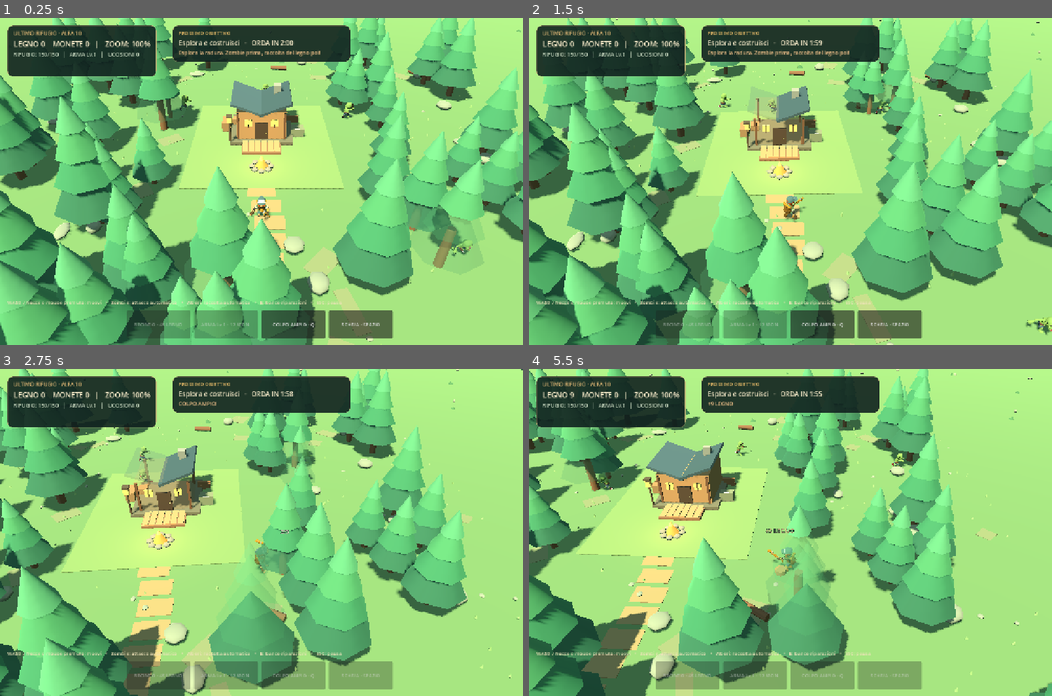
Above: before the commit, frames 1-4 (two rows, left to right).
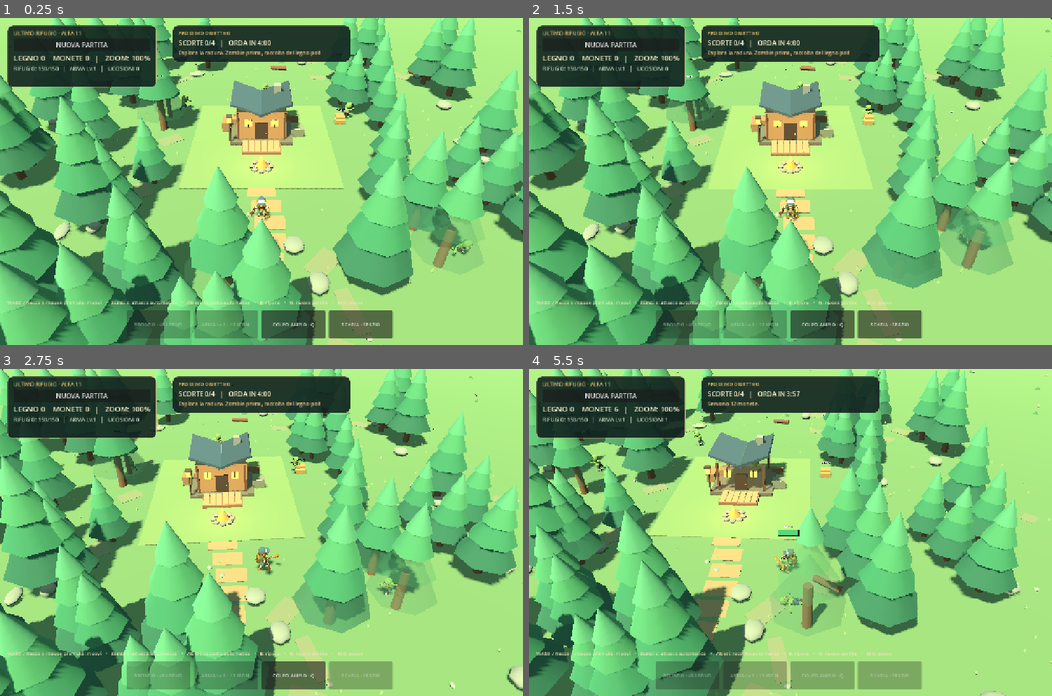
Above: after the commit, the same moments.

Repository: p2vvvjz8rh-commits/ultimo-rifugio
Game: Godot game, scene res://scenes/World.tscn
Two runs of this game, one before a commit and one after it. Both use one fixed random seed, a clock stepped at 60 frames per second and the inputs below.
Inputs (mouse positions are in pixels of both pictures, inside the frame that each line leads up to):
- Up to frame 1 (0.25 s): no input
- Up to frame 2 (1.5 s): click (612, 44) at 0.5 s, where only the run after the commit has a clickable "NUOVA PARTITA"; click (832, 191) at 1.25 s, where only the run after the commit has a clickable "Nuova partita"
- Up to frame 3 (2.75 s): tap Enter at 2 s; move the mouse to (376, 516) at 2.02 s; hold D from 2.03 s (still down); tap N at 2.1 s; click (376, 516) at 2.17 s; tap Space at 2.27, 2.57 s; tap Q at 2.3 s
- Up to frame 4 (5.5 s): move the mouse to (685, 548) at 2.77 s; release D at 2.78 s; hold S 2.78-3.53 s; tap Q at 2.85 s; click (685, 548) at 2.92 s; tap Space at 3.02, 3.32, 4.52, 4.82, 5.27, 5.3 s; tap B at 3.05, 3.6 s; move the mouse to (842, 460) at 3.52 s; hold D 3.53-4.28 s; click (842, 460) at 3.67 s; tap E at 3.8, 4.35 s; move the mouse to (764, 597) at 4.27 s; hold W 4.28-5.03 s; click (764, 597) at 4.42 s; tap U at 4.55, 5.1 s; move the mouse to (947, 581) at 5.02 s; hold A from 5.03 s (still down); click (947, 581) at 5.17 s

The runs differ from the first frame. In frame 1, 2.4% of the frame differs, in the area x 1-70%, y 4-88%; in frame 2, 50%; in frame 3, 64%, in the area x 0-100%, y 0-100%; in frame 4, 62%.

Commit message:
Alfa 11: nuova partita, assedi equilibrati, ingresso e scorte esplorabili

Diff:
--- a/scripts/world.gd
+++ b/scripts/world.gd
@@ -1,15 +1,15 @@
 extends Node3D
-## ALFA 10 - visibilita intelligente, dettagli e banco di riparazione.
+## ALFA 11 - riparazioni affidabili, assedi bilanciati, esplorazione e nuova partita.
 ## Asset e animazioni Quaternius glTF, senza conversione in sprite.
 
 const FENCE_COST := 45
 const REPAIR_COST := 18
-const FIRST_RAID_TIME := 120.0
+const FIRST_RAID_TIME := 240.0
 const WORLD_HALF := 22.0
-const WALL_HP_MAX := 90.0
-const GATE_HP_MAX := 110.0
+const WALL_HP_MAX := 240.0
+const GATE_HP_MAX := 280.0
 const BENCH_REPAIR_COST := 8
-const BENCH_REPAIR_AMOUNT := 42.0
+const BENCH_REPAIR_AMOUNT := 100.0
 
 var rng := RandomNumberGenerator.new()
 var materials := {}
@@ -64,6 +64,15 @@
 var repair_bench: Node3D
 var repair_bench_label: Label3D
 var bench_hint_time: float = 0.0
+var new_game_dialog: ConfirmationDialog
+var skip_save_on_exit: bool = false
+var supply_caches: Array[Dictionary] = []
+var collected_supplies: int = 0
+var supply_goal: int = 4
+var supply_reward_available: bool = false
+var next_cache_spawn: float = 0.0
+var old_wall_scale: float = 1.0
+var old_gate_scale: float = 1.0
 
 func _ready() -> void:
     rng.seed = 20261114
@@ -77,6 +86,9 @@
     _create_hud()
     _load_progress()
     _spawn_initial_enemies()
+    _spawn_supply_cache()
+    _spawn_supply_cache()
+    _spawn_supply_cache()
     show_message("Esplora la radura. Zombie prima, raccolta del legno poi!", 5.0)
 
 func _process(delta: float) -> void:
@@ -93,6 +105,7 @@
     if elapsed >= next_raid:
         _start_raid()
     _regrow_trees()
+    _update_supply_caches(delta)
     _update_gate(delta)
     _update_camera(delta)
     _update_hud()
@@ -105,27 +118,27 @@
         save_time = 0.0
         _save_progress()
 
-func _unhandled_input(event: InputEvent) -> void:
+func _input(event: InputEvent) -> void:
     if event is InputEventKey and event.pressed and not event.echo:
         match event.keycode:
             KEY_ESCAPE:
                 paused = not paused
-                show_message("IN PAUSA - premi ESC per riprendere" if paused else "Esplorazione ripresa", 2.5)
+                show_message("PAUSA" if paused else "Esplorazione ripresa",2.0)
             KEY_Q:
-                if not paused:
-                    hero.special_attack()
+                if not paused: hero.special_attack()
             KEY_SPACE:
-                if not paused:
-                    hero.dash()
+                if not paused: hero.dash()
             KEY_B:
-                if not paused:
-                    _build_or_repair()
+                if not paused: _build_or_repair()
             KEY_E:
-                if not paused:
-                    _use_repair_bench()
+                if not paused: _use_repair_bench()
             KEY_U:
-                if not paused:
-                    _upgrade_weapon()
+                if not paused: _upgrade_weapon()
+            KEY_N:
+                if not new_game_dialog.visible: _ask_new_game()
+
+func _unhandled_input(event: InputEvent) -> void:
+    # I controlli da tastiera sono intercettati in _input anche dopo aver cliccato un pulsante UI.
     if event is InputEventMouseButton and event.pressed and not paused:
         if event.button_index == MOUSE_BUTTON_WHEEL_UP:
             camera_distance = maxf(0.62, camera_distance - 0.10)
@@ -500,16 +513,18 @@
 
 func _start_raid() -> void:
     raid_number += 1
-    var count := mini(11, 3 + raid_number * 2)
+    var count: int = mini(9, 2 + raid_number * 2)
     for i in range(count):
         var a := float(i) * TAU / float(count) + rng.randf_range(-.15,.15)
         var radius := rng.randf_range(13.0, 17.0)
         var variant := "runner" if i % 4 == 0 and raid_number >= 2 else "normal"
         _spawn_enemy(Vector3(cos(a) * radius, .13, sin(a) * radius), variant, true)
-    if raid_number >= 2:
+    if raid_number >= 4:
         _spawn_enemy(Vector3(15.5, .13, 2.0), "brute", true)
-    next_raid = elapsed + maxf(162.0, 181.0 - float(raid_number) * 4.0)
-    show_message("⚠ ORDA %d — RIENTRA AL RIFUGIO!" % raid_number, 5.0)
+    next_raid = elapsed + maxf(250.0, 340.0 - float(raid_number) * 9.0)
+    wood += 8
+    coins += 5
+    show_message("ORDA %d - +8 LEGNO E +5 MONETE PER PREPARARTI!" % raid_number, 5.0)
 
 func _build_or_repair() -> void:
     if not stockade_built:
@@ -552,7 +567,7 @@
         repair_bench.queue_free()
     repair_bench = Node3D.new()
     repair_bench.name = "Banco_di_riparazione"
-    repair_bench.position = Vector3(-3.65,0.0,1.65)
+    repair_bench.position = Vector3(-2.75,0.0,2.25)
     add_child(repair_bench)
     _box(repair_bench,"Banco_piano",Vector3(0.0,1.02,0.0),Vector3(1.8,.16,.92),"#946840")
     for x in [-.73,.73]:
@@ -577,8 +592,8 @@
     if not stockade_built or repair_bench == null or not is_instance_valid(repair_bench):
         show_message("Costruisci prima la palizzata.",1.8)
         return
-    if hero.global_position.distance_to(repair_bench.global_position) > 2.6:
-        show_message("Avvicinati al banco per riparare con E.",2.0)
+    if hero.global_position.distance_to(repair_bench.global_position) > 4.4:
+        show_message("Avvicinati al banco, dentro il cortile, poi premi E.",2.0)
         return
     var most_damaged: Dictionary = {}
     var missing: float = 0.0
@@ -598,6 +613,7 @@
     if gate_loss > missing:
         gate_hp = minf(GATE_HP_MAX,gate_hp + BENCH_REPAIR_AMOUNT)
         gate_broken = gate_hp <= 0.0
+        _sync_gate_collision(current_gate_open > .03)
         if is_instance_valid(gate_indicator):
             gate_indicator.visible = gate_hp < GATE_HP_MAX * 0.5
             gate_indicator.text = "CANCELLO %d/%d" % [ceili(gate_hp),int(GATE_HP_MAX)]
@@ -634,7 +650,7 @@
     for i in range(22):
         var x := left_x + float(i) * (right_x-left_x) / 21.0
         _post(fence_root, Vector3(x,0,back_z))
-        if absf(x) > 1.12:
+        if absf(x) > 1.55:
             _post(fence_root, Vector3(x,0,front_z))
     for i in range(23):
         var z := back_z + float(i)*(front_z-back_z)/22.0
@@ -643,22 +659,22 @@
     _box(fence_root,"Architrave_1",Vector3(-5.3,1.05,-1.9),Vector3(.22,.26,12),"#674a32")
     _box(fence_root,"Architrave_2",Vector3(5.3,1.05,-1.9),Vector3(.22,.26,12),"#674a32")
     _box(fence_root,"Architrave_3",Vector3(0,1.05,-7.9),Vector3(10.8,.26,.22),"#674a32")
-    _box(fence_root,"Architrave_4",Vector3(-3.17,1.05,4.0),Vector3(4.25,.26,.22),"#674a32")
-    _box(fence_root,"Architrave_5",Vector3(3.17,1.05,4.0),Vector3(4.25,.26,.22),"#674a32")
-    _box(fence_root,"Montante_cancello_SX",Vector3(-1.17,1.26,4),Vector3(.32,2.6,.38),"#6c482d")
-    _box(fence_root,"Montante_cancello_DX",Vector3(1.17,1.26,4),Vector3(.32,2.6,.38),"#6c482d")
+    _box(fence_root,"Architrave_4",Vector3(-3.35,1.05,4.0),Vector3(3.85,.26,.22),"#674a32")
+    _box(fence_root,"Architrave_5",Vector3(3.35,1.05,4.0),Vector3(3.85,.26,.22),"#674a32")
+    _box(fence_root,"Montante_cancello_SX",Vector3(-1.52,1.26,4),Vector3(.32,2.6,.38),"#6c482d")
+    _box(fence_root,"Montante_cancello_DX",Vector3(1.52,1.26,4),Vector3(.32,2.6,.38),"#6c482d")
     gate_left = Node3D.new()
     gate_left.name = "Anta_SX"
-    gate_left.position = Vector3(-1.08, 0.0, 4.0)
+    gate_left.position = Vector3(-1.44, 0.0, 4.0)
     fence_root.add_child(gate_left)
-    _box(gate_left,"Legno_anta",Vector3(.53,1.03,0),Vector3(1.07,2.08,.22),"#997048")
-    _box(gate_left,"Rinforzo",Vector3(.53,.75,.15),Vector3(1.07,.16,.12),"#533b29")
+    _box(gate_left,"Legno_anta",Vector3(.72,1.03,0),Vector3(1.44,2.08,.22),"#997048")
+    _box(gate_left,"Rinforzo",Vector3(.72,.75,.15),Vector3(1.44,.16,.12),"#533b29")
     gate_right = Node3D.new()
     gate_right.name = "Anta_DX"
-    gate_right.position = Vector3(1.08, 0.0, 4.0)
+    gate_right.position = Vector3(1.44, 0.0, 4.0)
     fence_root.add_child(gate_right)
-    _box(gate_right,"Legno_anta",Vector3(-.53,1.03,0),Vector3(1.07,2.08,.22),"#997048")
-    _box(gate_right,"Rinforzo",Vector3(-.53,.75,.15),Vector3(1.07,.16,.12),"#533b29")
+    _box(gate_right,"Legno_anta",Vector3(-.72,1.03,0),Vector3(1.44,2.08,.22),"#997048")
+    _box(gate_right,"Rinforzo",Vector3(-.72,.75,.15),Vector3(1.44,.16,.12),"#533b29")
     for x in [-5.3, 5.3]:
         for z in [back_z, front_z]:
             _cone(fence_root,"Palo_angolare",Vector3(x,1.75,z),.37,3.5,"#7f5838",.17)
@@ -670,11 +686,11 @@
         var z_center: float = -4.925 + float(i) * 5.95
         _wall_collision("Parete_ovest_%d" % (i+1),Vector3(left_x,1.12,z_center),Vector3(.50,2.24,5.95))
         _wall_collision("Parete_est_%d" % (i+1),Vector3(right_x,1.12,z_center),Vector3(.50,2.24,5.95))
-    _wall_collision("Parete_frontale_sinistra", Vector3(-3.19,1.12,front_z), Vector3(4.32,2.24,.50))
-    _wall_collision("Parete_frontale_destra", Vector3(3.19,1.12,front_z), Vector3(4.32,2.24,.50))
+    _wall_collision("Parete_frontale_sinistra", Vector3(-3.4,1.12,front_z), Vector3(3.8,2.24,.50))
+    _wall_collision("Parete_frontale_destra", Vector3(3.4,1.12,front_z), Vector3(3.8,2.24,.50))
     # Anche le ante hanno collider, legati allo stesso nodo che ruota.
-    gate_left_collision = _gate_collision(gate_left, "Collider_anta_sinistra", Vector3(.53,1.03,0.0))
-    gate_right_collision = _gate_collision(gate_right, "Collider_anta_destra", Vector3(-.53,1.03,0.0))
+    gate_left_collision = _gate_collision(gate_left, "Collider_anta_sinistra", Vector3(.72,1.03,0.0))
+    gate_right_collision = _gate_collision(gate_right, "Collider_anta_destra", Vector3(-.72,1.03,0.0))
     gate_indicator = _create_defense_indicator(fence_root,Vector3(0.0,3.0,4.0))
     _sync_gate_collision(false)
     _create_repair_bench()
@@ -757,7 +773,7 @@
         return Vector3(0.0,0.0,-3.6)
     if absf(from_position.x) < 4.75 and from_position.z > -7.45 and from_position.z < 3.45:
         return Vector3(0.0,0.0,-3.6)
-    if from_position.z > 4.0 and absf(from_position.x) < 1.1 and not gate_broken:
+    if from_position.z > 4.0 and absf(from_position.x) < 1.35 and not gate_broken:
         return Vector3(0.0,0.0,5.05)
     var index := _nearest_wall_section(from_position)
     if index == -1:
@@ -779,8 +795,8 @@
     if absf(from_position.x) < 4.75 and from_position.z > -7.45 and from_position.z < 3.45:
         damage_base(damage)
         return
-    if from_position.z > 4.0 and absf(from_position.x) < 1.1 and not gate_broken:
-        gate_hp = maxf(0.0,gate_hp-damage)
+    if from_position.z > 4.0 and absf(from_position.x) < 1.35 and not gate_broken:
+        gate_hp = maxf(0.0,gate_hp-damage * .60)
         if is_instance_valid(gate_indicator):
             gate_indicator.visible = gate_hp < GATE_HP_MAX*0.5
             gate_indicator.text = "CANCELLO %d/%d" % [ceili(gate_hp),int(GATE_HP_MAX)]
@@ -794,7 +810,9 @@
         damage_base(damage)
         return
     var section: Dictionary = wall_segments[index]
-    section["hp"] = maxf(0.0, float(section["hp"]) - damage)
+    if float(section["hp"]) <= 0.0:
+        return
+    section["hp"] = maxf(0.0, float(section["hp"]) - damage * .60)
     var hp: float = float(section["hp"])
     var indicator: Label3D = section["indicator"]
     indicator.visible = hp < WALL_HP_MAX * 0.5 and hp > 0.0
@@ -824,7 +842,7 @@
     leaf.add_child(body)
     var collider := CollisionShape3D.new()
     var shape := BoxShape3D.new()
-    shape.size = Vector3(1.07,2.07,.23)
+    shape.size = Vector3(1.44,2.07,.23)
     collider.shape = shape
     collider.position = offset
     body.add_child(collider)
@@ -866,7 +884,7 @@
 func _update_gate(delta: float) -> void:
     if not stockade_built or gate_left == null or gate_right == null:
         return
-    var open_target := 1.0 if hero.global_position.distance_to(Vector3(0,0,4.1)) < 3.0 else 0.0
+    var open_target := 1.0 if hero.global_position.distance_to(Vector3(0,0,4.1)) < 4.6 else 0.0
     current_gate_open = move_toward(current_gate_open,open_target,delta*1.65)
     gate_left.rotation.y = current_gate_open * -1.35
     gate_right.rotation.y = current_gate_open * 1.35
@@ -928,12 +946,23 @@
     layer.add_child(root)
     var left := PanelContainer.new()
     left.position = Vector2(18,18)
-    left.custom_minimum_size = Vector2(250,126)
+    left.custom_minimum_size = Vector2(250,152)
     left.add_theme_stylebox_override("panel",_make_panel_style())
     root.add_child(left)
     var left_vbox := VBoxContainer.new()
     left.add_child(left_vbox)
-    _label(left_vbox,"ULTIMO RIFUGIO · ALFA 10",13,Color("#e6bb77"))
+    _label(left_vbox,"ULTIMO RIFUGIO · ALFA 11",13,Color("#e6bb77"))
+    var start_over := Button.new()
+    start_over.text = "NUOVA PARTITA"
+    start_over.custom_minimum_size = Vector2(150,28)
+    start_over.pressed.connect(_ask_new_game)
+    left_vbox.add_child(start_over)
+    new_game_dialog = ConfirmationDialog.new()
+    new_game_dialog.title = "Inizia una nuova partita?"
+    new_game_dialog.dialog_text = "La partita attuale verra conservata come backup. Vuoi ricominciare da zero?"
+    new_game_dialog.ok_button_text = "Nuova partita"
+    new_game_dialog.confirmed.connect(_start_new_game)
+    root.add_child(new_game_dialog)
     top_hud = _label(left_vbox,"VITA 100/100    LEGNO 0    MONETE 0",18,Color("#fff1cf"))
     info_hud = _label(left_vbox,"Rifugio: 150/150",13,Color("#c2d2ba"))
     var objective_panel := PanelContainer.new()
@@ -969,7 +998,7 @@
     special_button.pressed.connect(func(): hero.special_attack())
     dodge_button = _button(bottom,"SCHIVA · SPAZIO")
     dodge_button.pressed.connect(func(): hero.dash())
-    var guide := _label(root,"WASD / frecce o mouse premuto: muovi   •   Zombie: attacco automatico   •   Alberi: raccolta automatica   •   E: banco riparazioni   •   ESC: pausa",12,Color("#f0e3bb"))
+    var guide := _label(root,"WASD / frecce o mouse premuto: muovi   •   Zombie: attacco automatico   •   Alberi: raccolta automatica   •   E: ripara   •   N: nuova partita   •   ESC: pausa",12,Color("#f0e3bb"))
     guide.anchor_top = 1.0
     guide.anchor_bottom = 1.0
     guide.offset_left = 18
@@ -988,7 +1017,7 @@
     top_hud.text = "LEGNO %d    MONETE %d   |   ZOOM: %d%%" % [wood,coins,roundi(100.0/camera_distance)]
     info_hud.text = "RIFUGIO: %d/150   |   ARMA Lv.%d   |   UCCISIONI %d" % [ceili(base_hp),weapon_level,kills]
     var remain := maxi(0, ceili(next_raid - elapsed))
-    objective_hud.text = "Esplora e costruisci   ·   ORDA IN %d:%02d" % [int(remain / 60), remain % 60]
+    objective_hud.text = "SCORTE %d/%d   |   ORDA IN %d:%02d" % [collected_supplies,supply_goal,int(remain / 60),remain % 60]
     if not stockade_built:
         build_button.text = "RECINTO · %d LEGNO" % FENCE_COST
         build_button.disabled = wood < FENCE_COST
@@ -1001,8 +1030,8 @@
     special_button.disabled = hero.special_cooldown > 0.0
     dodge_button.disabled = hero.dash_cooldown > 0.0
     if is_instance_valid(repair_bench_label):
-        var close_to_bench: bool = hero.global_position.distance_to(repair_bench.global_position) < 2.6
-        repair_bench_label.text = "E  RIPARA (%d LEGNO)" % BENCH_REPAIR_COST if close_to_bench else "BANCO RIPARAZIONI"
+        var close_to_bench: bool = hero.global_position.distance_to(repair_bench.global_position) < 4.4
+        repair_bench_label.text = "PREMI E - RIPARA (%d LEGNO)" % BENCH_REPAIR_COST if close_to_bench else "BANCO RIPARAZIONI"
 
 func _register_occluders(node: Node) -> void:
     # Ogni mesh e indipendente: il tetto puo svanire senza cancellare la casa.
@@ -1079,6 +1108,73 @@
     notify_hud.text = message
     message_time = duration
 
+func _ask_new_game() -> void:
+    if is_instance_valid(new_game_dialog):
+        new_game_dialog.popup_centered()
+
+func _start_new_game() -> void:
+    var current: String = _save_directory().path_join("partita.json")
+    if FileAccess.file_exists(current):
+        var backup: String = _save_directory().path_join("partita_backup_%s.json" % Time.get_datetime_string_from_system().replace(":","-"))
+        var status: Error = DirAccess.rename_absolute(current,backup)
+        if status != OK:
+            show_message("Impossibile creare backup della partita. Operazione annullata.",3.0)
+            return
+    skip_save_on_exit = true
+    get_tree().reload_current_scene()
+
+func _spawn_supply_cache() -> void:
+    if supply_caches.size() >= 5:
+        return
+    var place: Vector3 = Vector3.ZERO
+    for attempt in range(30):
+        place = Vector3(rng.randf_range(-18.0,18.0),0.0,rng.randf_range(-18.0,18.0))
+        if place.distance_to(hero.global_position) < 6.0:
+            continue
+        if absf(place.x) < 6.0 and place.z > -9.0 and place.z < 6.0:
+            continue
+        break
+    var cache := Node3D.new()
+    cache.name = "Cassa_scorte"
+    cache.position = place
+    add_child(cache)
+    _box(cache,"Cassa",Vector3(0,.33,0),Vector3(.75,.66,.64),"#ad844d")
+    _box(cache,"Fascia",Vector3(0,.39,0),Vector3(.79,.12,.68),"#e2bd69")
+    var label := Label3D.new()
+    label.text = "SCORTE"
+    label.billboard = BaseMaterial3D.BILLBOARD_ENABLED
+    label.no_depth_test = true
+    label.position = Vector3(0,1.15,0)
+    label.font_size = 30
+    label.pixel_size = .006
+    cache.add_child(label)
+    supply_caches.append({"node":cache})
+
+func _update_supply_caches(delta: float) -> void:
+    for entry in supply_caches.duplicate():
+        var obj: Node3D = entry["node"]
+        if not is_instance_valid(obj):
+            supply_caches.erase(entry)
+            continue
+        if hero.global_position.distance_to(obj.global_position) < 1.35:
+            wood += 12
+            coins += 9
+            collected_supplies += 1
+            show_message("SCORTE RECUPERATE: +12 legno, +9 monete",2.6)
+            supply_caches.erase(entry)
+            obj.queue_free()
+            next_cache_spawn = maxf(next_cache_spawn,elapsed + 18.0)
+            if collected_supplies >= supply_goal:
+                collected_supplies = 0
+                supply_goal += 2
+                wood += 25
+                coins += 18
+                show_message("OBIETTIVO SCORTE COMPLETATO! +25 LEGNO +18 MONETE",4.0)
+                _save_progress()
+    if elapsed >= next_cache_spawn and supply_caches.size() < 3:
+        _spawn_supply_cache()
+        next_cache_spawn = elapsed + 26.0
+
 func _save_directory() -> String:
     if OS.has_feature("standalone"):
         return OS.get_executable_path().get_base_dir().path_join("salvataggi")
@@ -1099,7 +1195,7 @@
     var file := FileAccess.open(path,FileAccess.WRITE)
     if file == null:
         return
-    var data := {"version":8,"wood":wood,"coins":coins,"kills":kills,"weapon_level":weapon_level,"base_hp":base_hp,"wall_hp":_wall_hp_for_save(),"gate_hp":gate_hp,"camera_distance":cam …(206 unchanged characters)…
+    var data := {"version":8,"collected_supplies":collected_supplies,"supply_goal":supply_goal,"wood":wood,"coins":coins,"kills":kills,"weapon_level":weapon_level,"base_hp":base_hp,"wall_hp":_wall_hp_for_save(),"defense_hp_scale":WALL_HP_MAX,"gate_hp":gate_hp,"camera_distance":cam …(206 unchanged characters)…
     file.store_string(JSON.stringify(data,"  "))
     file.close()
 
@@ -1114,6 +1210,8 @@
     file.close()
     if typeof(parsed) != TYPE_DICTIONARY or int(parsed.get("version",0)) != 8:
         return
+    collected_supplies = int(parsed.get("collected_supplies",0))
+    supply_goal = int(parsed.get("supply_goal",4))
     wood = int(parsed.get("wood",0))
     coins = int(parsed.get("coins",0))
     kills = int(parsed.get("kills",0))
@@ -1130,14 +1228,14 @@
     camera_distance = clampf(float(parsed.get("camera_distance",1.0)),0.62,1.75)
     if stockade_built:
         _build_stockade()
-        gate_hp = float(parsed.get("gate_hp",GATE_HP_MAX))
+        gate_hp = clampf(float(parsed.get("gate_hp",GATE_HP_MAX)) * (GATE_HP_MAX/110.0) if not parsed.has("defense_hp_scale") else float(parsed.get("gate_hp",GATE_HP_MAX)),0.0,GATE_HP_MAX)
         if is_instance_valid(gate_indicator):
             gate_indicator.visible = gate_hp < GATE_HP_MAX*0.5
             gate_indicator.text = "CANCELLO %d/%d" % [ceili(gate_hp),int(GATE_HP_MAX)]
         var saved_wall_hp = parsed.get("wall_hp",[])
         if saved_wall_hp is Array:
             for i in range(mini(saved_wall_hp.size(),wall_segments.size())):
-                wall_segments[i]["hp"] = clampf(float(saved_wall_hp[i]),0.0,WALL_HP_MAX)
+                wall_segments[i]["hp"] = clampf(float(saved_wall_hp[i]) * (WALL_HP_MAX/90.0) if not parsed.has("defense_hp_scale") else float(saved_wall_hp[i]),0.0,WALL_HP_MAX)
                 var hp_now: float = float(wall_segments[i]["hp"])
                 var indicator: Label3D = wall_segments[i]["indicator"]
                 indicator.visible = hp_now < WALL_HP_MAX * 0.5
@@ -1153,5 +1251,5 @@
     show_message("Partita recuperata dai salvataggi.", 3.0)
 
 func _exit_tree() -> void:
-    if hero != null:
+    if hero != null and not skip_save_on_exit:
         _save_progress()
